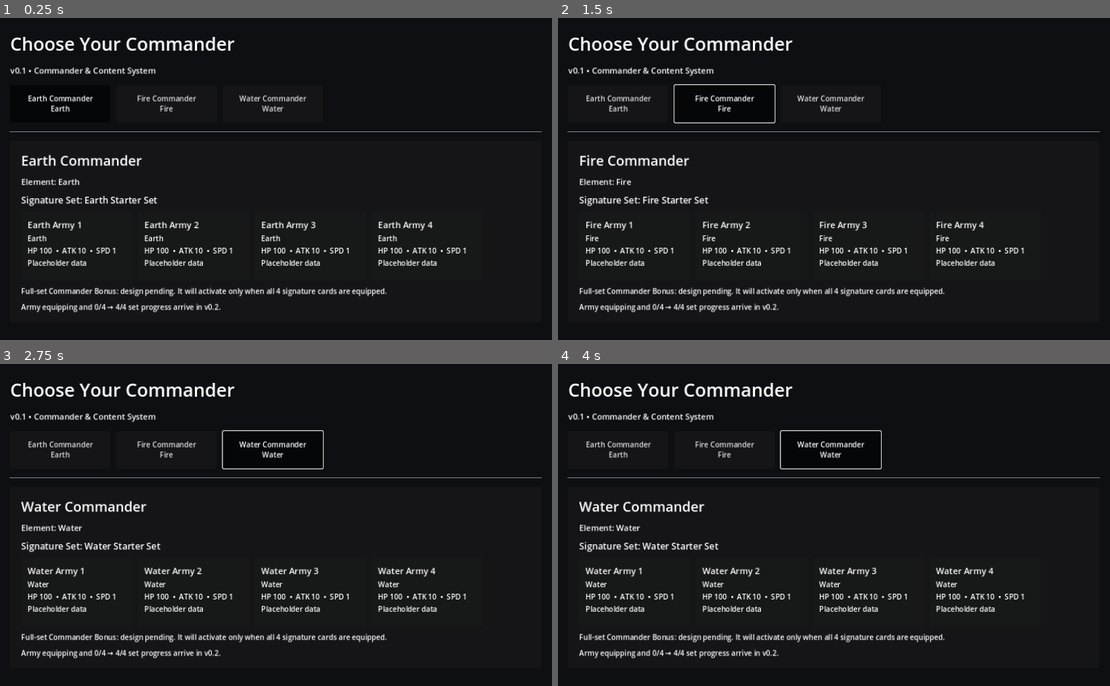
Above: before the commit, frames 1-4 (two rows, left to right).
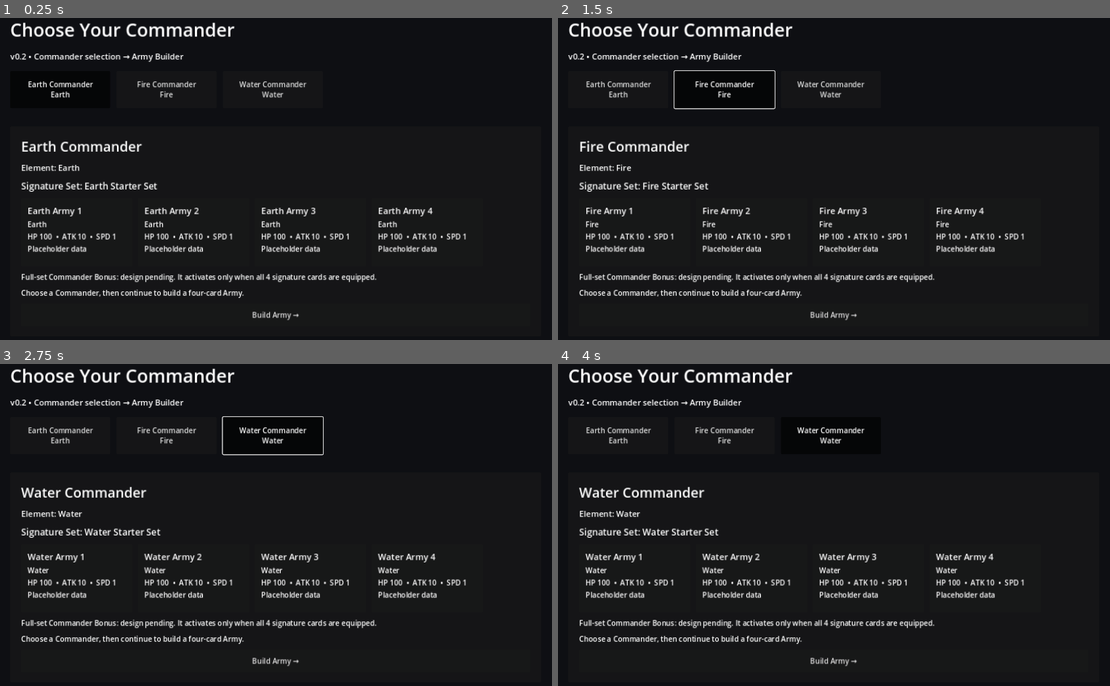
Above: after the commit, the same moments.

Repository: oaklanavery-hub/vcommander
Game: Godot game, scene res://scenes/commander_select/commander_select.tscn
Two runs of this game, one before a commit and one after it. Both use one fixed random seed, a clock stepped at 60 frames per second and the inputs below.
Inputs (mouse positions are in pixels of both pictures, inside the frame that each line leads up to):
- Up to frame 1 (0.25 s): no input
- Up to frame 2 (1.5 s): click "Earth Commander Earth" at 0.5 s; click "Fire Commander Fire" at 1.25 s
- Up to frame 3 (2.75 s): click "Water Commander Water" at 2 s
- Up to frame 4 (4 s): click (834, 660) at 2.75 s, where only the run after the commit has a clickable "Build Army →"; click (585, 389) at 3.5 s, where only the run after the commit has a clickable "← Back"

The runs differ from the first frame. In frame 1, 11% of the frame differs, in the area x 1-99%, y 1-94%; in frame 2, 11%; in frame 3, 11%; in frame 4, 11%.

Commit message:
feat: add v0.2 army builder

Diff:
--- a/project.godot
+++ b/project.godot
@@ -10,6 +10,7 @@
 [autoload]
 
 ContentDatabase="*res://scripts/core/content_database.gd"
+GameState="*res://scripts/core/game_state.gd"
 
 [display]
 
--- /dev/null
+++ b/scenes/army_builder/army_builder.tscn
@@ -0,0 +1,120 @@
+[gd_scene load_steps=2 format=3]
+
+[ext_resource path="res://scripts/army_builder/army_builder.gd" type="Script" id="1"]
+
+[node name="ArmyBuilder" type="Control"]
+layout_mode = 3
+anchors_preset = 15
+anchor_right = 1.0
+anchor_bottom = 1.0
+grow_horizontal = 2
+grow_vertical = 2
+script = ExtResource("1")
+
+[node name="Margin" type="MarginContainer" parent="."]
+layout_mode = 1
+anchors_preset = 15
+anchor_right = 1.0
+anchor_bottom = 1.0
+offset_left = 44.0
+offset_top = 32.0
+offset_right = -44.0
+offset_bottom = -32.0
+grow_horizontal = 2
+grow_vertical = 2
+
+[node name="Main" type="VBoxContainer" parent="Margin"]
+layout_mode = 2
+theme_override_constants/separation = 12
+
+[node name="Header" type="HBoxContainer" parent="Margin/Main"]
+layout_mode = 2
+theme_override_constants/separation = 16
+
+[node name="Back" type="Button" parent="Margin/Main/Header"]
+custom_minimum_size = Vector2(110, 44)
+layout_mode = 2
+text = "← Back"
+
+[node name="HeaderText" type="VBoxContainer" parent="Margin/Main/Header"]
+layout_mode = 2
+size_flags_horizontal = 3
+
+[node name="Title" type="Label" parent="Margin/Main/Header/HeaderText"]
+layout_mode = 2
+theme_override_font_sizes/font_size = 34
+text = "Build Your Army"
+
+[node name="Subtitle" type="Label" parent="Margin/Main/Header/HeaderText"]
+layout_mode = 2
+text = "v0.2 • Equip four cards and complete your Commander's signature set"
+
+[node name="Commander" type="Label" parent="Margin/Main/Header"]
+layout_mode = 2
+theme_override_font_sizes/font_size = 20
+text = "Commander"
+vertical_alignment = 1
+
+[node name="SlotsPanel" type="PanelContainer" parent="Margin/Main"]
+layout_mode = 2
+
+[node name="Padding" type="MarginContainer" parent="Margin/Main/SlotsPanel"]
+layout_mode = 2
+theme_override_constants/margin_left = 18
+theme_override_constants/margin_top = 14
+theme_override_constants/margin_right = 18
+theme_override_constants/margin_bottom = 14
+
+[node name="SlotsContent" type="VBoxContainer" parent="Margin/Main/SlotsPanel/Padding"]
+layout_mode = 2
+theme_override_constants/separation = 9
+
+[node name="ArmyTitle" type="Label" parent="Margin/Main/SlotsPanel/Padding/SlotsContent"]
+layout_mode = 2
+theme_override_font_sizes/font_size = 20
+text = "Army Slots"
+
+[node name="SlotsRow" type="HBoxContainer" parent="Margin/Main/SlotsPanel/Padding/SlotsContent"]
+layout_mode = 2
+theme_override_constants/separation = 10
+
+[node name="SetProgress" type="Label" parent="Margin/Main/SlotsPanel/Padding/SlotsContent"]
+layout_mode = 2
+theme_override_font_sizes/font_size = 18
+text = "Signature Set: 0 / 4"
+
+[node name="BonusStatus" type="Label" parent="Margin/Main/SlotsPanel/Padding/SlotsContent"]
+layout_mode = 2
+text = "Commander Bonus: INACTIVE"
+
+[node name="ArmyStatus" type="Label" parent="Margin/Main/SlotsPanel/Padding/SlotsContent"]
+layout_mode = 2
+text = "Choose 4 cards."
+
+[node name="Divider" type="HSeparator" parent="Margin/Main"]
+layout_mode = 2
+
+[node name="AvailableTitle" type="Label" parent="Margin/Main"]
+layout_mode = 2
+theme_override_font_sizes/font_size = 22
+text = "Available Army Cards"
+
+[node name="Hint" type="Label" parent="Margin/Main"]
+layout_mode = 2
+text = "Click a card to equip it. Click an occupied Army Slot to remove that card."
+
+[node name="CardScroll" type="ScrollContainer" parent="Margin/Main"]
+layout_mode = 2
+size_flags_vertical = 3
+horizontal_scroll_mode = 0
+
+[node name="CardsGrid" type="GridContainer" parent="Margin/Main/CardScroll"]
+layout_mode = 2
+size_flags_horizontal = 3
+columns = 4
+theme_override_constants/h_separation = 10
+theme_override_constants/v_separation = 10
+
+[node name="Footer" type="Label" parent="Margin/Main"]
+layout_mode = 2
+text = "Drafting and battle are not implemented yet. v0.2 ends when your four-card Army is ready."
--- a/scenes/commander_select/commander_select.tscn
+++ b/scenes/commander_select/commander_select.tscn
@@ -35,7 +35,7 @@
 [node name="Subtitle" type="Label" parent="Margin/Main"]
 layout_mode = 2
 theme_override_font_sizes/font_size = 18
-text = "v0.1 • Commander & Content System"
+text = "v0.2 • Commander selection → Army Builder"
 
 [node name="CommanderRow" type="HBoxContainer" parent="Margin/Main"]
 layout_mode = 2
@@ -86,5 +86,10 @@
 
 [node name="NextStep" type="Label" parent="Margin/Main/DetailPanel/Padding/Details"]
 layout_mode = 2
-text = "Army equipping and 0/4 → 4/4 set progress arrive in v0.2."
+text = "Choose a Commander, then continue to build a four-card Army."
 autowrap_mode = 2
+
+[node name="BuildArmy" type="Button" parent="Margin/Main/DetailPanel/Padding/Details"]
+custom_minimum_size = Vector2(0, 50)
+layout_mode = 2
+text = "Build Army →"
--- /dev/null
+++ b/scripts/army/army_loadout.gd
@@ -0,0 +1,42 @@
+class_name ArmyLoadout
+extends RefCounted
+
+var max_slots: int
+var equipped_card_ids: Array[String] = []
+
+func _init(slot_count: int = 4) -> void:
+    max_slots = max(1, slot_count)
+
+func equip(card_id: String) -> bool:
+    if card_id.is_empty() or is_full():
+        return false
+    equipped_card_ids.append(card_id)
+    return true
+
+func unequip_at(index: int) -> bool:
+    if index < 0 or index >= equipped_card_ids.size():
+        return false
+    equipped_card_ids.remove_at(index)
+    return true
+
+func remove_one(card_id: String) -> bool:
+    var index := equipped_card_ids.find(card_id)
+    if index < 0:
+        return false
+    equipped_card_ids.remove_at(index)
+    return true
+
+func clear() -> void:
+    equipped_card_ids.clear()
+
+func is_full() -> bool:
+    return equipped_card_ids.size() >= max_slots
+
+func size() -> int:
+    return equipped_card_ids.size()
+
+func get_cards() -> Array[String]:
+    var result: Array[String] = []
+    for card_id in equipped_card_ids:
+        result.append(card_id)
+    return result
--- /dev/null
+++ b/scripts/army_builder/army_builder.gd
@@ -0,0 +1,108 @@
+extends Control
+
+@onready var back_button: Button = $Margin/Main/Header/Back
+@onready var commander_label: Label = $Margin/Main/Header/Commander
+@onready var slots_row: HBoxContainer = $Margin/Main/SlotsPanel/Padding/SlotsContent/SlotsRow
+@onready var set_progress_label: Label = $Margin/Main/SlotsPanel/Padding/SlotsContent/SetProgress
+@onready var bonus_status_label: Label = $Margin/Main/SlotsPanel/Padding/SlotsContent/BonusStatus
+@onready var army_status_label: Label = $Margin/Main/SlotsPanel/Padding/SlotsContent/ArmyStatus
+@onready var cards_grid: GridContainer = $Margin/Main/CardScroll/CardsGrid
+
+var available_card_buttons: Array[Button] = []
+
+func _ready() -> void:
+    back_button.pressed.connect(_go_back)
+
+    var commander := GameState.get_selected_commander()
+    if commander.is_empty():
+        commander_label.text = "No Commander selected"
+        army_status_label.text = "Return and choose a Commander first."
+        return
+
+    commander_label.text = "%s • %s" % [
+        str(commander.get("display_name", "Commander")),
+        str(commander.get("element", "unknown")).capitalize()
+    ]
+
+    _populate_available_cards()
+    _refresh()
+
+func _populate_available_cards() -> void:
+    for card in ContentDatabase.get_all_cards():
+        var card_id: String = str(card.get("id", ""))
+        var button := Button.new()
+        button.custom_minimum_size = Vector2(270, 105)
+        button.text = _card_button_text(card)
+        button.tooltip_text = "Equip %s" % str(card.get("display_name", card_id))
+        button.pressed.connect(_equip_card.bind(card_id))
+        available_card_buttons.append(button)
+        cards_grid.add_child(button)
+
+func _card_button_text(card: Dictionary) -> String:
+    var stats: Dictionary = card.get("stats", {})
+    return "%s\n%s • HP %s • ATK %s" % [
+        str(card.get("display_name", card.get("id", "Card"))),
+        str(card.get("element", "unknown")).capitalize(),
+        str(stats.get("health", "—")),
+        str(stats.get("attack", "—"))
+    ]
+
+func _equip_card(card_id: String) -> void:
+    if GameState.equip_card(card_id):
+        _refresh()
+
+func _unequip_slot(index: int) -> void:
+    if GameState.unequip_card_at(index):
+        _refresh()
+
+func _refresh() -> void:
+    _refresh_slots()
+    _refresh_set_status()
+    _refresh_available_cards()
+
+func _refresh_slots() -> void:
+    for child in slots_row.get_children():
+        child.queue_free()
+
+    var equipped: Array[String] = GameState.army.get_cards()
+    for index in range(GameState.army.max_slots):
+        var slot := Button.new()
+        slot.custom_minimum_size = Vector2(270, 84)
+        if index < equipped.size():
+            var card := ContentDatabase.get_card(equipped[index])
+            slot.text = "Slot %d\n%s\nClick to remove" % [
+                index + 1,
+                str(card.get("display_name", equipped[index]))
+            ]
+            slot.pressed.connect(_unequip_slot.bind(index))
+        else:
+            slot.text = "Slot %d\nEmpty" % (index + 1)
+            slot.disabled = true
+        slots_row.add_child(slot)
+
+func _refresh_set_status() -> void:
+    var progress := GameState.get_signature_progress()
+    var required := GameState.get_signature_required_count()
+    set_progress_label.text = "Signature Set: %d / %d" % [progress, required]
+
+    if GameState.is_full_set_active():
+        bonus_status_label.text = "COMMANDER BONUS: ACTIVE — full signature set equipped"
+    else:
+        bonus_status_label.text = "Commander Bonus: INACTIVE — equip all signature cards"
+
+    if GameState.army.is_full():
+        army_status_label.text = "Army Ready: 4 / 4 cards equipped."
+    else:
+        army_status_label.text = "Choose %d more card(s): %d / %d equipped." % [
+            GameState.army.max_slots - GameState.army.size(),
+            GameState.army.size(),
+            GameState.army.max_slots
+        ]
+
+func _refresh_available_cards() -> void:
+    var full := GameState.army.is_full()
+    for button in available_card_buttons:
+        button.disabled = full
+
+func _go_back() -> void:
+    get_tree().change_scene_to_file("res://scenes/commander_select/commander_select.tscn")
--- a/scripts/commander_select/commander_select.gd
+++ b/scripts/commander_select/commander_select.gd
@@ -6,17 +6,21 @@
 @onready var set_name_label: Label = $Margin/Main/DetailPanel/Padding/Details/SetName
 @onready var cards_grid: GridContainer = $Margin/Main/DetailPanel/Padding/Details/CardsGrid
 @onready var bonus_label: Label = $Margin/Main/DetailPanel/Padding/Details/Bonus
+@onready var build_army_button: Button = $Margin/Main/DetailPanel/Padding/Details/BuildArmy
 
 var commander_buttons: Dictionary = {}
 var selected_commander_id := ""
 
 func _ready() -> void:
+    build_army_button.pressed.connect(_open_army_builder)
+
     var summary := ContentDatabase.get_summary()
     if not summary.get("ok", false):
         commander_name.text = "Content data failed to load"
         element_label.text = "Check the Godot output log."
         set_name_label.text = ""
         bonus_label.text = "\n".join(summary.get("errors", []))
+        build_army_button.disabled = true
         return
 
     _populate_commanders()
@@ -25,6 +29,7 @@
     var all_commanders := ContentDatabase.get_all_commanders()
     if all_commanders.is_empty():
         commander_name.text = "No Commanders found"
+        build_army_button.disabled = true
         return
 
     for commander in all_commanders:
@@ -40,7 +45,10 @@
         commander_buttons[commander_id] = button
         commander_row.add_child(button)
 
-    _select_commander(str(all_commanders[0].get("id", "")))
+    var initial_id := GameState.selected_commander_id
+    if initial_id.is_empty() or ContentDatabase.get_commander(initial_id).is_empty():
+        initial_id = str(all_commanders[0].get("id", ""))
+    _select_commander(initial_id)
 
 func _select_commander(commander_id: String) -> void:
     var commander := ContentDatabase.get_commander(commander_id)
@@ -48,6 +56,9 @@
         return
 
     selected_commander_id = commander_id
+    GameState.select_commander(commander_id)
+    build_army_button.disabled = false
+
     for id in commander_buttons:
         commander_buttons[id].button_pressed = str(id) == selected_commander_id
 
@@ -67,7 +78,7 @@
 
     var bonus: Dictionary = signature_set.get("bonus", {})
     if str(bonus.get("status", "")) == "design_pending":
-        bonus_label.text = "Full-set Commander Bonus: design pending. It will activate only when all 4 signature cards are equipped."
+        bonus_label.text = "Full-set Commander Bonus: design pending. It activates only when all 4 signature cards are equipped."
     else:
         bonus_label.text = "Full-set Commander Bonus configured."
 
@@ -118,3 +129,9 @@
 func _clear_cards() -> void:
     for child in cards_grid.get_children():
         child.queue_free()
+
+func _open_army_builder() -> void:
+    if selected_commander_id.is_empty():
+        return
+    GameState.select_commander(selected_commander_id)
+    get_tree().change_scene_to_file("res://scenes/army_builder/army_builder.tscn")
--- a/scripts/core/content_database.gd
+++ b/scripts/core/content_database.gd
@@ -44,6 +44,14 @@
         result.append(commanders[commander_id])
     return result
 
+func get_all_cards() -> Array[Dictionary]:
+    var ids: Array = cards.keys()
+    ids.sort()
+    var result: Array[Dictionary] = []
+    for card_id in ids:
+        result.append(cards[card_id])
+    return result
+
 func get_cards_by_ids(card_ids: Array) -> Array[Dictionary]:
     var result: Array[Dictionary] = []
     for card_id in card_ids:
--- /dev/null
+++ b/scripts/core/game_state.gd
@@ -0,0 +1,58 @@
+extends Node
+
+const ArmyLoadoutScript = preload("res://scripts/army/army_loadout.gd")
+const SetBonusCheckerScript = preload("res://scripts/commanders/set_bonus_checker.gd")
+
+var selected_commander_id := ""
+var army = ArmyLoadoutScript.new(4)
+
+func select_commander(commander_id: String) -> bool:
+    if ContentDatabase.get_commander(commander_id).is_empty():
+        return false
+    if selected_commander_id != commander_id:
+        army.clear()
+    selected_commander_id = commander_id
+    return true
+
+func get_selected_commander() -> Dictionary:
+    return ContentDatabase.get_commander(selected_commander_id)
+
+func get_selected_signature_set() -> Dictionary:
+    var commander := get_selected_commander()
+    if commander.is_empty():
+        return {}
+    return ContentDatabase.get_signature_set(str(commander.get("signature_set_id", "")))
+
+func equip_card(card_id: String) -> bool:
+    if ContentDatabase.get_card(card_id).is_empty():
+        return false
+    return army.equip(card_id)
+
+func unequip_card_at(index: int) -> bool:
+    return army.unequip_at(index)
+
+func clear_army() -> void:
+    army.clear()
+
+func get_signature_progress() -> int:
+    var signature_set := get_selected_signature_set()
+    if signature_set.is_empty():
+        return 0
+    return SetBonusCheckerScript.progress(
+        army.get_cards(),
+        signature_set.get("required_card_ids", [])
+    )
+
+func get_signature_required_count() -> int:
+    var signature_set := get_selected_signature_set()
+    return int(signature_set.get("required_count", 4)) if not signature_set.is_empty() else 4
+
+func is_full_set_active() -> bool:
+    var signature_set := get_selected_signature_set()
+    if signature_set.is_empty():
+        return false
+    return SetBonusCheckerScript.is_complete(
+        army.get_cards(),
+        signature_set.get("required_card_ids", []),
+        int(signature_set.get("required_count", 4))
+    )
--- /dev/null
+++ b/tests/test_army_loadout.gd
@@ -0,0 +1,30 @@
+extends SceneTree
+
+const ArmyLoadoutScript = preload("res://scripts/army/army_loadout.gd")
+
+func _init() -> void:
+    var army = ArmyLoadoutScript.new(4)
+
+    _assert(army.size() == 0, "new Army should be empty")
+    _assert(army.equip("a"), "first card should equip")
+    _assert(army.equip("a"), "duplicate IDs are not prohibited by current rules")
+    _assert(army.equip("b"), "third card should equip")
+    _assert(army.equip("c"), "fourth card should equip")
+    _assert(army.is_full(), "Army should be full at four cards")
+    _assert(not army.equip("d"), "fifth card must be rejected")
+    _assert(army.unequip_at(1), "occupied slot should be removable")
+    _assert(army.size() == 3, "removing a slot should reduce Army size")
+    _assert(army.equip("d"), "empty slot should accept another card")
+    _assert(not army.unequip_at(10), "invalid slot should be rejected")
+
+    army.clear()
+    _assert(army.size() == 0, "clear should empty the Army")
+
+    print("ArmyLoadout tests passed.")
+    quit(0)
+
+func _assert(condition: bool, message: String) -> void:
+    if condition:
+        return
+    push_error("TEST FAILED: %s" % message)
+    quit(1)
Not shown, changed: .github/workflows/ci.yml
Not shown, changed: docs/ARCHITECTURE.md
Not shown, changed: docs/CHANGELOG.md
Not shown, changed: docs/ROADMAP.md
